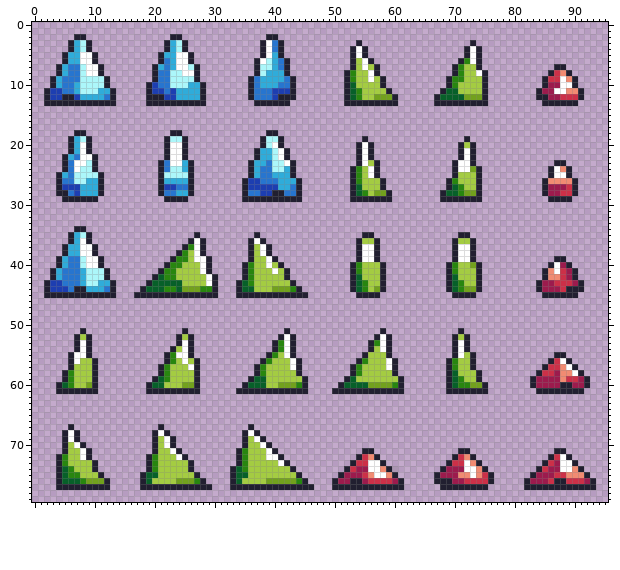
Two versions of one sprite sheet, game/public/assets/tiles/objects-tileset.png. Above, as it was before the edit.
The file is 96x80 pixels. Pixels under 10% opacity are left out.
The result:
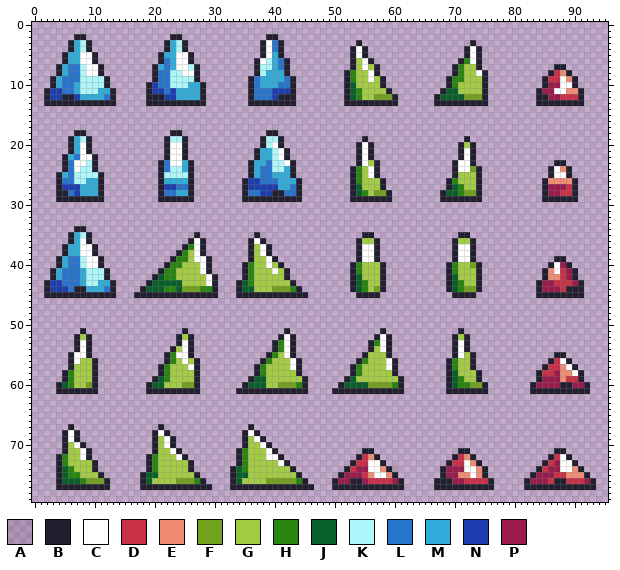
Palette (. is transparent): A #00000020  B #211f30  C #ffffff  D #cc3048  E #f18b72  F #72a11d  G #a4cc42  H #28860f  J #076029  K #acf7fa  L #2775cf  M #2facda  N #1d3eb1  P #9c1b4d
Edits made:
y 13: x 36 . -> B; x 43 . -> B; x 84 . -> B; x 91 . -> B
y 29: x 4 . -> B; x 11 . -> B; x 21 . -> B; x 26 . -> B; x 85 . -> B; x 90 . -> B
y 45: x 84 . -> B; x 91 . -> B
y 59: x 83..84 BP -> .B; x 91..92 PB -> B.
y 61: x 83 . -> B; x 92 . -> B
y 75: x 67..68 BP -> .B; x 75..76 DB -> B.
y 77: x 67 . -> B; x 76 . -> B
